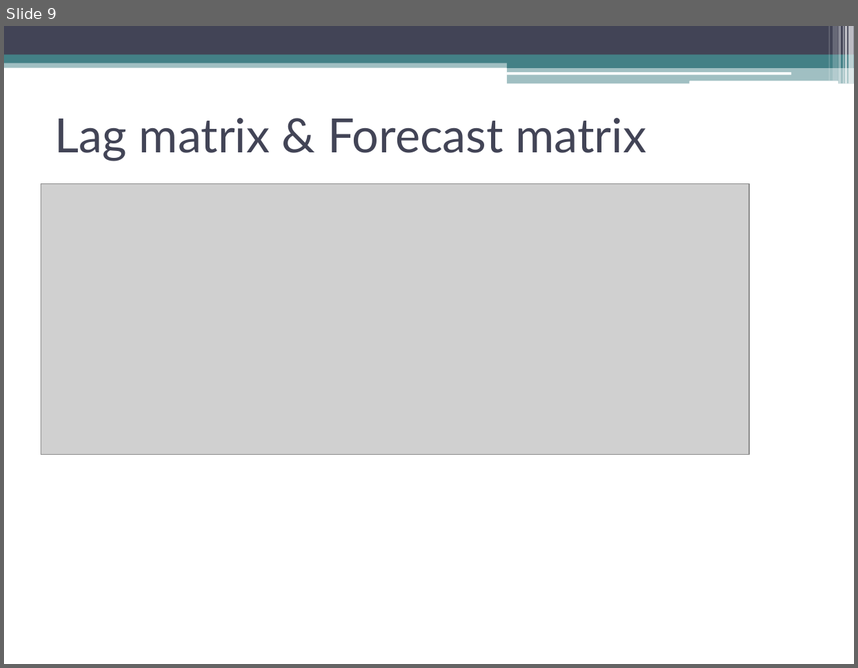
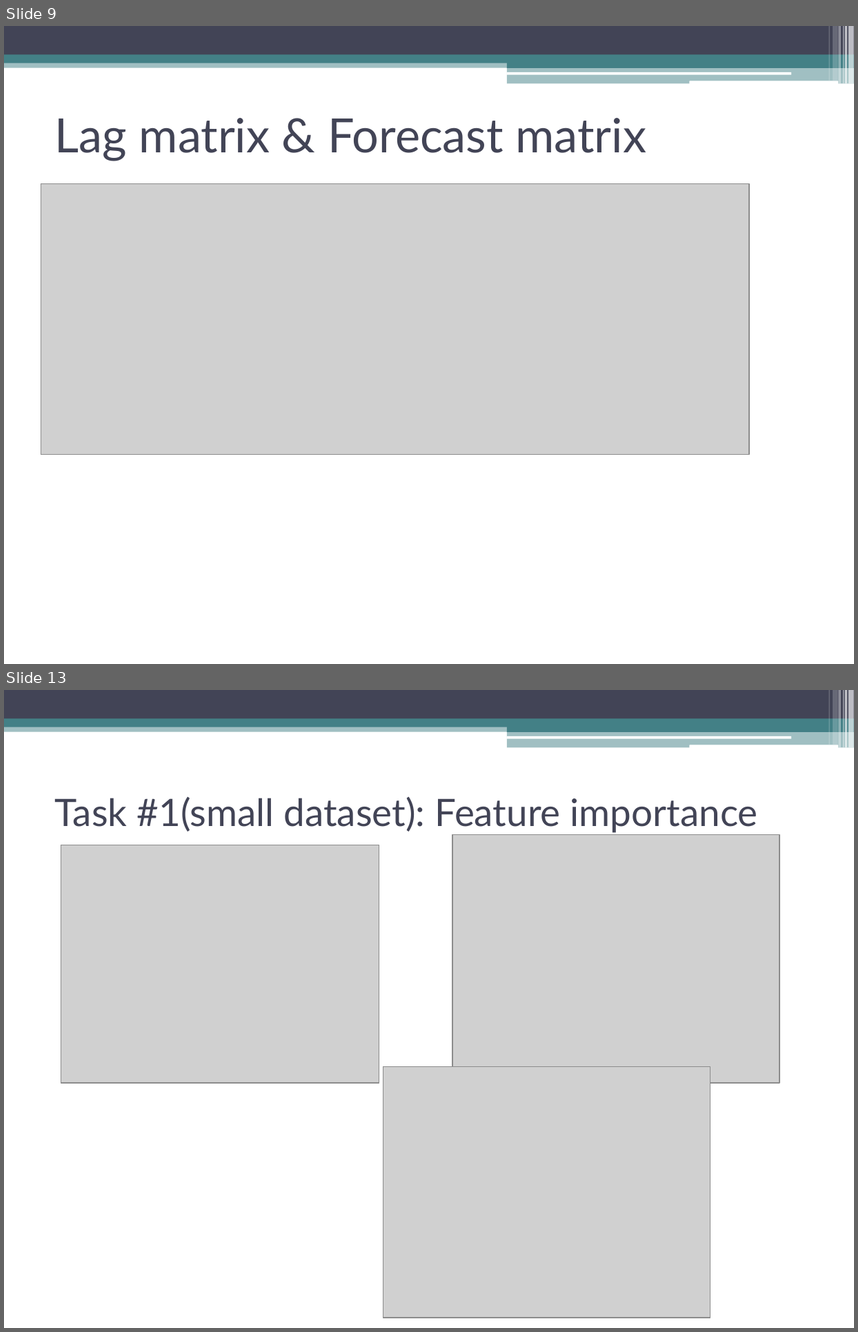
Before and after one commit to TarasKutsyk/ML-for-Automation-Project, a slide deck: Presentation ASHRAE.pptx. Shown one above the other, each under a label of ours: slide 9 before the commit, slides 9 and 13 after it; the slides between them are not shown. The pictures are 858x668 and 858x1332 pixels, drawn with LibreOffice and Linux fonts; fonts in the diff are those of the drawing; grey boxes stand for pictures. Boxes give left, top, right and bottom in pixels: in the first picture for what was removed or moved away, otherwise in the second. Text is boxed around its words. In the diff, an @@ line names an element or a change of style, - is before the commit and + after.

```diff
--- a/Presentation ASHRAE.pptx
+++ b/Presentation ASHRAE.pptx
@@ slide 13 added at (4,690,854,1328), background #FFFFFF; not listed: 13 template elements that a slide beside it also shows @@
@@ title added at (55,796,758,833), 32 pt, text #424456 @@
+Task #1(small dataset): Feature importance
@@ picture added at (452,834,780,1083) @@
@@ picture added at (61,845,379,1083) @@
@@ picture added at (383,1067,711,1317) @@
```
Also in this commit, not shown: 1 slide changed, 6 other slides added.
